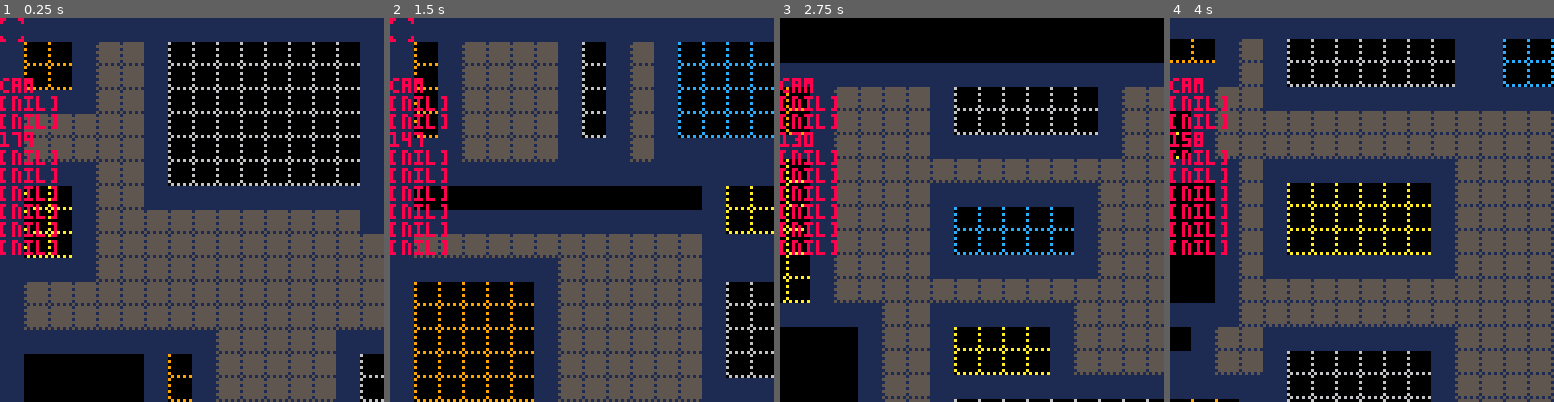
Above: before the commit, frames 1-4 (left to right).
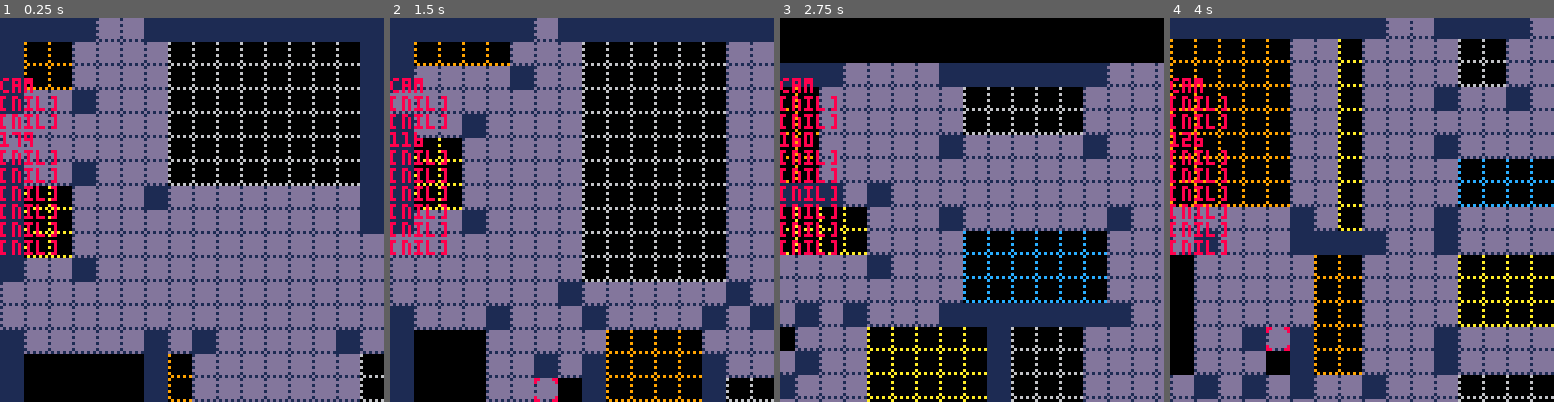
Above: after the commit, the same moments.

Repository: chebastian/picoabyss
Game: PICO-8 cartridge playground.p8
Same seed, same stepped clock (60 frames per second), same inputs: the game is played once before the commit and once after it.
Inputs:
- Up to frame 1 (0.25 s): no input
- Up to frame 2 (1.5 s): tap X (X key) at 0.33, 1.07 s; tap O (Z key) at 0.7 s
- Up to frame 3 (2.75 s): hold Right 1.6-2.1 s; tap O (Z key) at 1.7, 2.1, 2.5 s; tap X (X key) at 1.85 s; hold Up 2.15-2.42 s; hold Right from 2.47 s (still down)
- Up to frame 4 (4 s): tap O (Z key) at 2.9, 3.3, 3.7 s; tap X (X key) at 2.97 s; release Right at 3.03 s; hold Left 3.08-3.58 s; hold Down 3.63-3.97 s

The runs differ from the first frame. In frame 1, 48% of the frame differs, in the area x 0-100%, y 0-100%; in frame 2, 72%; in frame 3, 68%; in frame 4, 83%.

Commit message:
correct signatures for digging

Diff:
--- a/playground.p8
+++ b/playground.p8
@@ -25,10 +25,28 @@
 									p(-1,-1), p(1,-1),
 								 p(1,1),p(-1,1)}
 
-	sig_left  = 0b10000000
-	sig_up    = 0b01000000
-	sig_right = 0b00100000
-	sig_down  = 0b00010000
+	sig_left  = 0b01111111
+	sig_up    = 0b10111111
+	sig_right = 0b11011111
+	sig_down  = 0b11101111
+	msk_diag  = 0b00001111
+	msk_card  = 0b11110000
+
+	sig_dir = {
+	0b11111111,
+	0b01110110, -- left
+	0b10110011, -- up
+	0b11011001, -- right
+	0b11101100, -- down
+	}
+
+	sig_msk = {
+	0b00000000,
+	0b00001001,
+	0b00001100,
+	0b00000110,
+	0b00000011,
+	}
 
 
 	sig_dirs = {
@@ -179,12 +197,16 @@
 end
 
 function sig_match(a,b,mask)
-	local na = bor(a,mask)
-	return na == bor(b,mask)
+	return bor(a,mask) == bor(b,mask)
 end
 
 function is_digable(a)
-	return sig_match(a,255)
+	for i=1,#sig_dir do
+	 if sig_match(a,sig_dir[i],sig_msk[i]) then
+	 	return true
+	 end
+	end
+	return sig_match(a,255,0)
 end
 
 function sig_matchx(a,b,masks)
@@ -965,14 +987,14 @@
 00000000000000000000000000000000000000000000000000000000000000000000000008888000500000050000000000000000880888880000000000000000
 00000000000000000000000000000000000000000000000000000000000000000000000008888000555005558880088800000000088088800000000000000000
 00000000000000000000000000000000000000000000000000000000000000000000000008008000555555558888888800000000000880000000000000000000
-000000000000000066606660ffffffff155555555000500000000000000000000000000000000000000000000000000000000000000000000000000000000000
-000000005555555000000060f0ffff00555555550505050500000000000000000000000000000000000000000000000000000000000000000000000000000000
-000000005555555060666060ffffffff155555550050005000000000000000000000000000000000000000000000000000000000000000000000000000000000
-000000005555555000000000ff00ffff555555550505050500000000000000000000000000000000000000000000000000000000000000000000000000000000
-000000005555555066606060ffffffff155555555000500000000000000000000000000000000000000000000000000000000000000000000000000000000000
-000000005555555000000000ffffff0f555555550505050500000000000000000000000000000000000000000000000000000000000000000000000000000000
-00000000555555506666066000ffffff155555555050005000000000000000000000000000000000000000000000000000000000000000000000000000000000
-000000000000000000000000ffff0ff0515151510005050000000000000000000000000000000000000000000000000000000000000000000000000000000000
+000000000000000066606660ffffffff1ddddddd5000500000000000000000000000000000000000000000000000000000000000000000000000000000000000
+000000005555555000000060f0ffff00dddddddd0505050500000000000000000000000000000000000000000000000000000000000000000000000000000000
+000000005555555060666060ffffffff1ddddddd0050005000000000000000000000000000000000000000000000000000000000000000000000000000000000
+000000005555555000000000ff00ffffdddddddd0505050500000000000000000000000000000000000000000000000000000000000000000000000000000000
+000000005555555066606060ffffffff1ddddddd5000500000000000000000000000000000000000000000000000000000000000000000000000000000000000
+000000005555555000000000ffffff0fdddddddd0505050500000000000000000000000000000000000000000000000000000000000000000000000000000000
+00000000555555506666066000ffffff1ddddddd5050005000000000000000000000000000000000000000000000000000000000000000000000000000000000
+000000000000000000000000ffff0ff0d1d1d1d10005050000000000000000000000000000000000000000000000000000000000000000000000000000000000
 0000000088eeee880000000000000000000000000000000000000000000000000000000000000000000000000000000000000000000000000000000000000000
 000000008eeeeee80000000000000000000000000000000000000000000000000000000000000000000000000000000000000000000000000000000000000000
 00000000eeeeeeee0000000000000000000000000000000000000000000000000000000000000000000000000000000000000000000000000000000000000000
